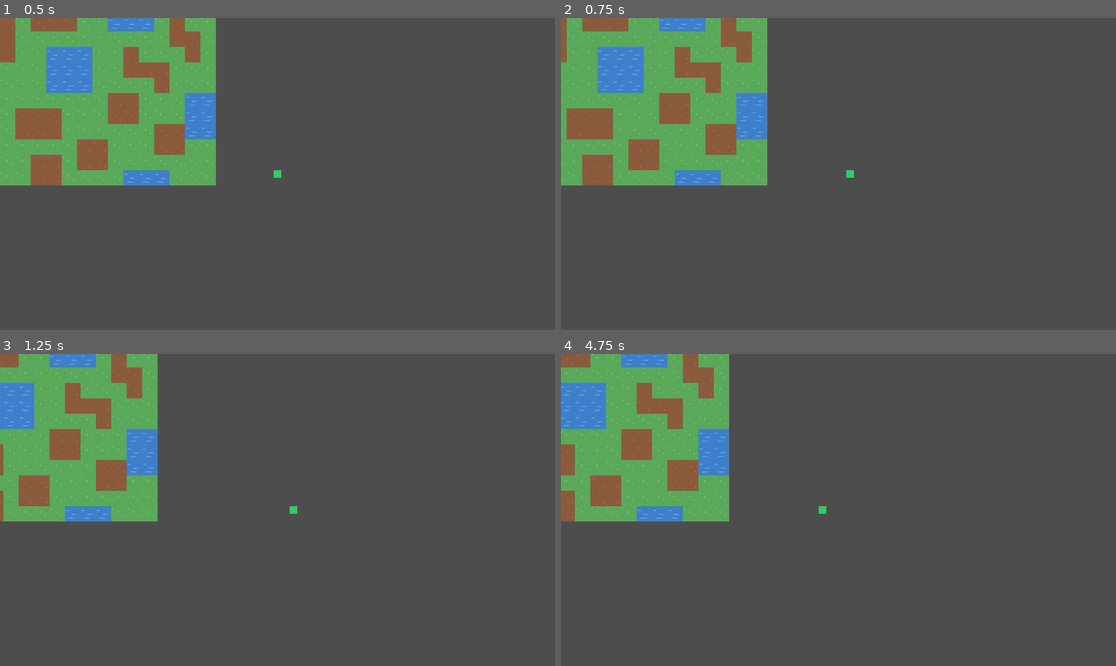
Above: before the commit, frames 1-4 (two rows, left to right).
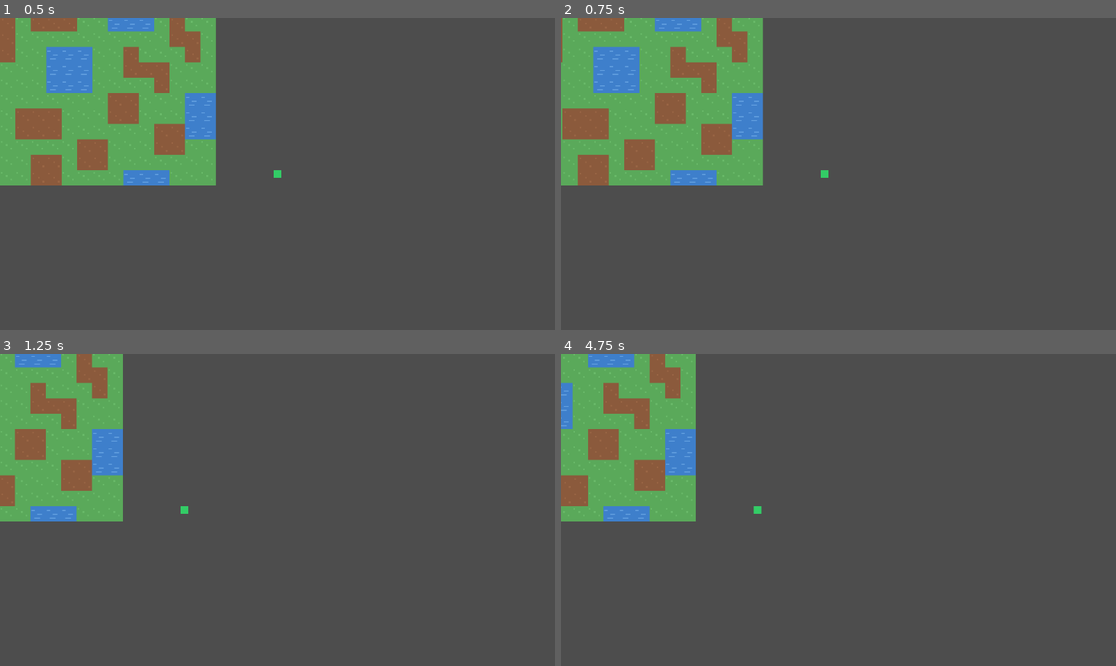
Above: after the commit, the same moments.

Repository: H-HauDV/2DTopdown
Game: Godot game, scene res://Scenes/Main.tscn
Two runs of this game, one before a commit and one after it. Both use one fixed random seed, a clock stepped at 60 frames per second and the inputs below.
Inputs (mouse positions are in pixels of both pictures, inside the frame that each line leads up to):
- Up to frame 1 (0.5 s): no input
- Up to frame 2 (0.75 s): tap Enter at 0.5 s; move the mouse to (960, 158) at 0.52 s; hold Right (ui_right) from 0.53 s (still down); click (960, 158) at 0.67 s
- Up to frame 3 (1.25 s): keep holding Right (ui_right)
- Up to frame 4 (4.75 s): move the mouse to (727, 525) at 1.27 s; release Right (ui_right) at 1.28 s; hold Down (ui_down) 1.28-2.03 s; click (727, 525) at 1.42 s; move the mouse to (894, 441) at 2.02 s; hold Right (ui_right) 2.03-2.78 s; click (894, 441) at 2.17 s; move the mouse to (810, 572) at 2.77 s; hold Up (ui_up) 2.78-3.53 s; click (810, 572) at 2.92 s; move the mouse to (1005, 556) at 3.52 s; hold Left (ui_left) from 3.53 s (still down); click (1005, 556) at 3.67 s; move the mouse to (672, 463) at 4.27 s; click (672, 463) at 4.42 s

Frame 1 is identical in both runs. In frame 2, 2.7% of the frame differs, in the area x 0-53%, y 0-54%; in frame 3, 11%; in frame 4, 11%, in the area x 0-48%, y 0-54%.

Commit message:
Config character movement anc camera movement

Diff:
--- a/Scenes/Main.tscn
+++ b/Scenes/Main.tscn
@@ -1,11 +1,19 @@
-[gd_scene load_steps=3 format=3]
+[gd_scene load_steps=4 format=3]
 
 [ext_resource type="PackedScene" path="res://Scenes/Player.tscn" id="1_f56b7"]
 [ext_resource type="PackedScene" path="res://Scenes/TileMap.tscn" id="2_2s3yt"]
+[ext_resource type="Script" path="res://Scripts/camera_controller.gd" id="3_oo8jy"]
 
 [node name="Main" type="Node2D"]
 
 [node name="TileMap" parent="." instance=ExtResource("2_2s3yt")]
 
+[node name="WorldCamera" type="Camera2D" parent="."]
+position = Vector2(640, 360)
+enabled = true
+position_smoothing_enabled = true
+position_smoothing_speed = 6.0
+script = ExtResource("3_oo8jy")
+
 [node name="Player" parent="." instance=ExtResource("1_f56b7")]
 position = Vector2(640, 360)
--- a/Scenes/Player.tscn
+++ b/Scenes/Player.tscn
@@ -15,8 +15,3 @@
 
 [node name="CollisionShape2D" type="CollisionShape2D" parent="."]
 shape = SubResource("RectangleShape2D_10krt")
-
-[node name="Camera2D" type="Camera2D" parent="."]
-enabled = true
-position_smoothing_enabled = true
-position_smoothing_speed = 6.0
--- /dev/null
+++ b/Scripts/camera_controller.gd
@@ -0,0 +1,7 @@
+extends Camera2D
+
+@export var speed: float = 360.0
+
+func _process(delta: float) -> void:
+	var direction := Input.get_vector("ui_left", "ui_right", "ui_up", "ui_down")
+	position += direction * speed * delta
--- a/Scripts/player.gd
+++ b/Scripts/player.gd
@@ -1,8 +1,28 @@
 extends CharacterBody2D
 
 @export var speed: float = 220.0
+@export var stop_distance: float = 4.0
+
+var target_position: Vector2
+var has_target := false
+
+func _ready() -> void:
+	target_position = global_position
+
+func _unhandled_input(event: InputEvent) -> void:
+	if event is InputEventMouseButton and event.button_index == MOUSE_BUTTON_RIGHT and event.pressed:
+		target_position = get_global_mouse_position()
+		has_target = true
 
 func _physics_process(_delta: float) -> void:
-	var direction := Input.get_vector("ui_left", "ui_right", "ui_up", "ui_down")
-	velocity = direction * speed
+	if has_target:
+		var to_target := target_position - global_position
+		if to_target.length() <= stop_distance:
+			has_target = false
+			velocity = Vector2.ZERO
+		else:
+			velocity = to_target.normalized() * speed
+	else:
+		velocity = Vector2.ZERO
+
 	move_and_slide()
Not shown: 1 places in Scenes/Player.tscn that only renumber resources
Not shown, added: Scripts/camera_controller.gd.uid
